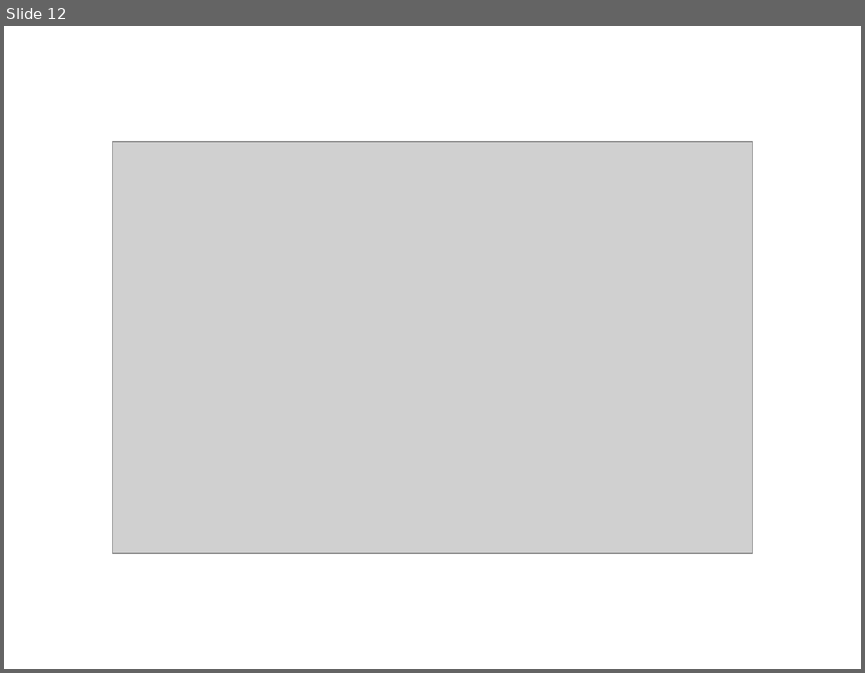
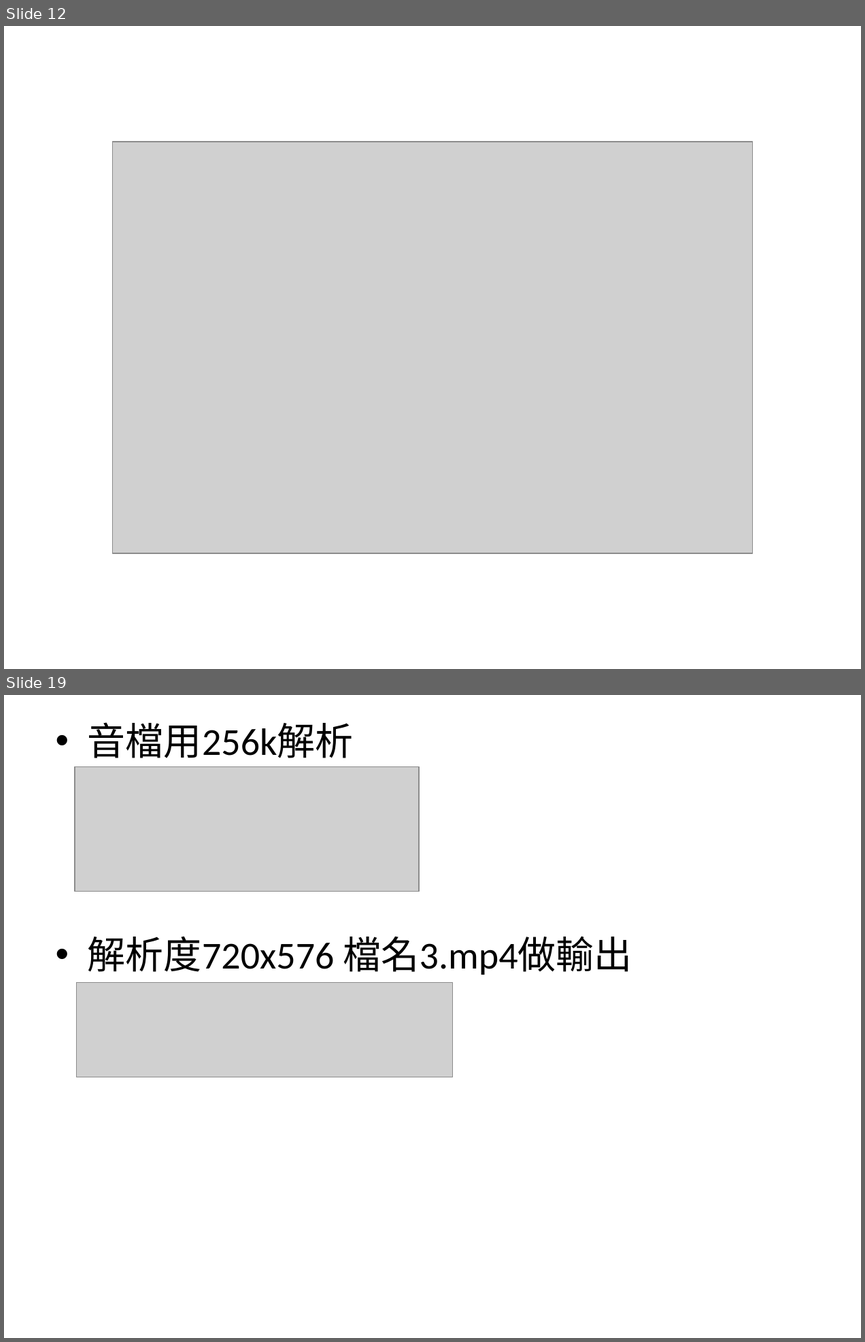
Before and after one commit to Medman1998/streaming, a slide deck: 4050e046.pptx. Shown one above the other, each under a label of ours: slide 12 before the commit, slides 12 and 19 after it; the slides between them are not shown. The pictures are 865x673 and 865x1342 pixels, drawn with LibreOffice and Linux fonts; fonts in the diff are those of the drawing; grey boxes stand for pictures. Boxes give left, top, right and bottom in pixels: in the first picture for what was removed or moved away, otherwise in the second. Text is boxed around its words. In the diff, an @@ line names an element or a change of style, - is before the commit and + after.

```diff
--- a/4050e046.pptx
+++ b/4050e046.pptx
@@ slide 19 added at [4, 695, 861, 1338], background #FFFFFF @@
@@ text added at [88, 722, 632, 974], 32 pt, text #000000 @@
+• 音檔用256k解析
+• 解析度720x576 檔名3.mp4做輸出
@@ picture added at [75, 767, 419, 892] @@
@@ picture added at [77, 982, 453, 1077] @@
```
Also in this commit, not shown: 6 other slides added.
